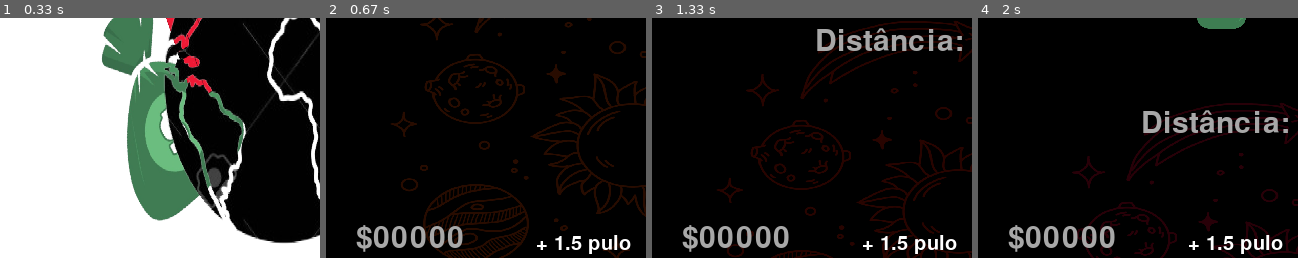
Above: before the commit, frames 1-4 (left to right).
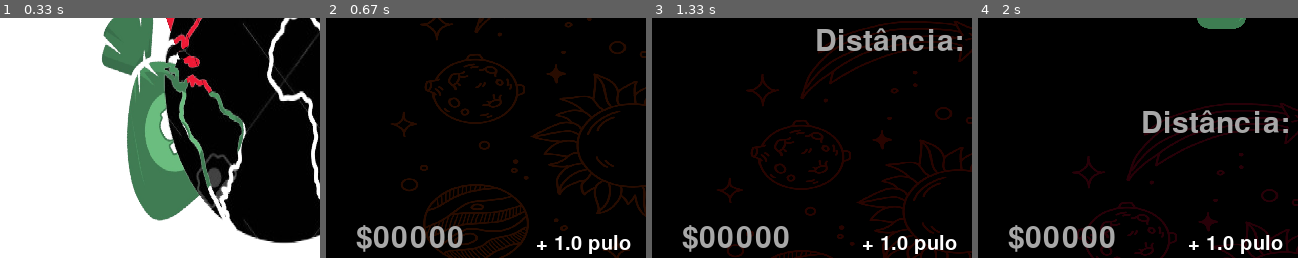
Above: after the commit, the same moments.

Repository: insper-classroom/projeto-pygame-jogo-thais-e-gustavo-valente
Game: pygame game, started from assets/src/jogo.py
Two runs of this game, one before a commit and one after it. Both use one fixed random seed, a clock stepped at 60 frames per second and the inputs below.
Inputs (mouse positions are % of the whole screen's width and height, from its top left):
- Up to frame 1 (0.33 s): no input
- Up to frame 2 (0.67 s): tap Enter at 0.33 s
- Up to frame 3 (1.33 s): click (60, 72) at 0.72 s; click (62, 59) at 1.05 s
- Up to frame 4 (2 s): click (26, 30) at 1.38 s; click (50, 62) at 1.72 s
The pictures show only the part of the screen within x 0-50%, y 40-90%; the shares and areas given below are measured in that part.

Frame 1 is identical in both runs. In frame 2, 0.1% of the frame differs, in the area x 76-80%, y 90-97%; in frame 3, 0.1%; in frame 4, 0.1%.

Commit message:
pulo 1.5

Diff:
--- a/assets/src/jogo.py
+++ b/assets/src/jogo.py
@@ -40,7 +40,7 @@
     botoes[1].preco = 5
     botoes[2].preco = 30
 
-    botaopulo =  fontepequena.render('+ 1.5 pulo', True, (255, 255, 255))
+    botaopulo =  fontepequena.render('+ 1.0 pulo', True, (255, 255, 255))
     botaovel = fontepequena.render('+ 1.5 vel', True, (255, 255, 255))
     botaodin = fontepequena.render('+ 1.5 din', True, (255, 255, 255))
 
@@ -54,7 +54,7 @@
         dinheiros.append(Dinheiro())
 
 
-    for i in range(6):
+    for i in range(4):
         bombas.append(Bomba())
 
     for dinheiro in dinheiros:
